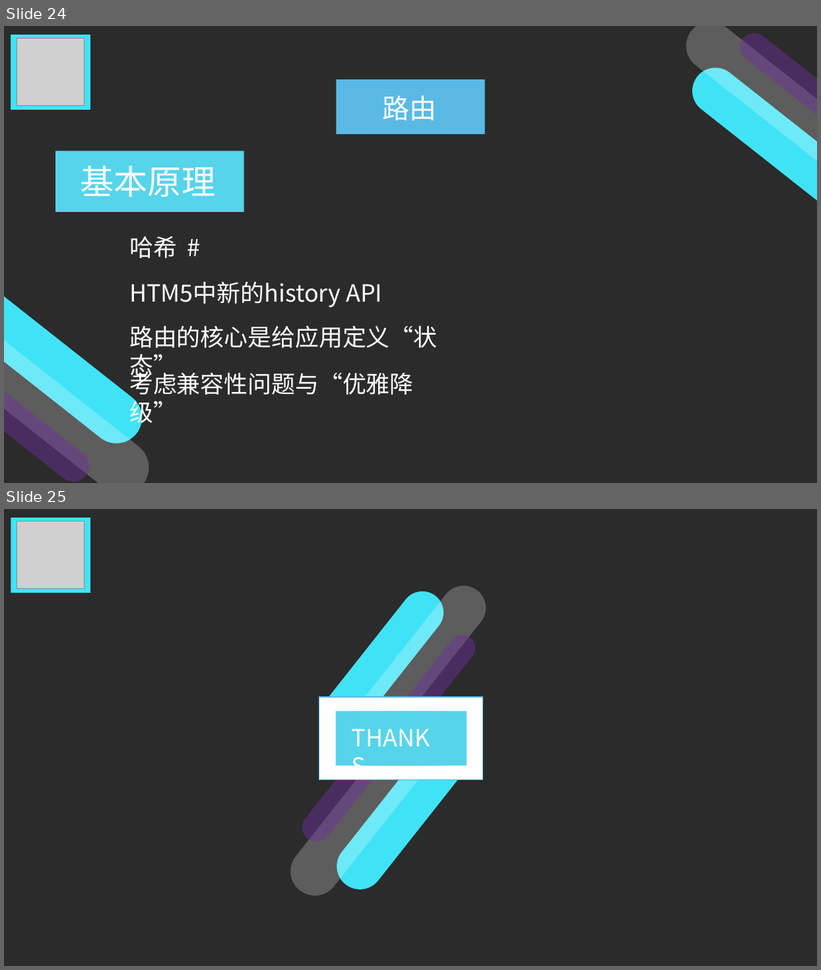
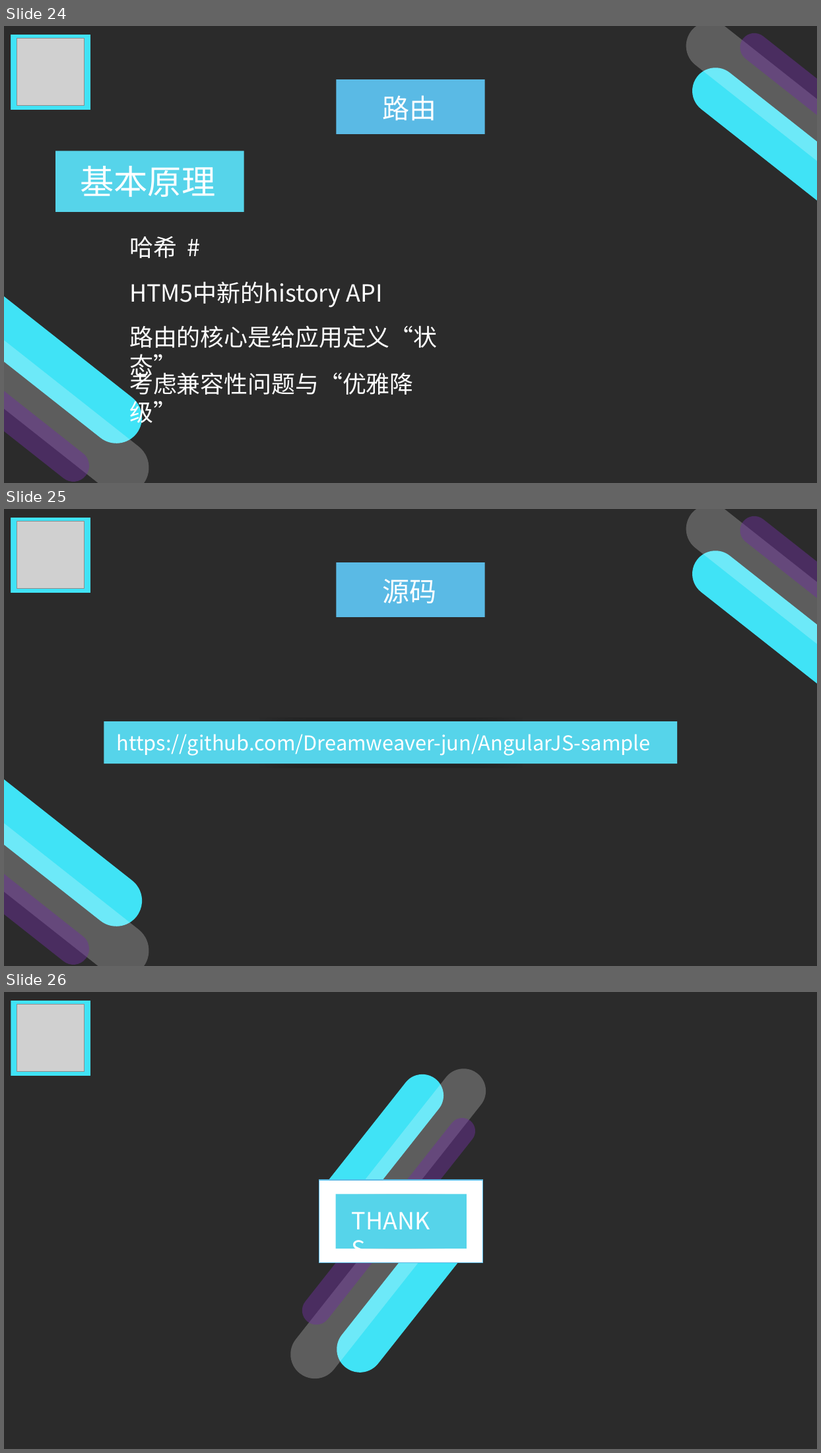
Before and after one commit to Dreamweaver-jun/AngularJS-sample, a slide deck: AngularJS演示.pptx. Shown one above the other, each under a label of ours: slides 24 and 25 before the commit, slides 24, 25 and 26 after it. The pictures are 821x970 and 821x1453 pixels, drawn with LibreOffice and Linux fonts; fonts in the diff are those of the drawing; grey boxes stand for pictures; background and template pictures are left out; a plain dark background stands for a picture behind light text. Boxes give left, top, right and bottom in pixels: in the first picture for what was removed or moved away, otherwise in the second. Text is boxed around its words. In the diff, an @@ line names an element or a change of style, - is before the commit and + after.

```diff
--- a/AngularJS演示.pptx
+++ b/AngularJS演示.pptx
@@ slide 25 added at (x1=4, y1=509, x2=817, y2=966), background picture (left out) @@
@@ rectangle added at (x1=11, y1=518, x2=90, y2=593), fill #40E3F6, 32 pt, text #FFFFFF @@
+LOGO
@@ rectangle added at (x1=11, y1=518, x2=89, y2=593), fill #40E3F6 @@
@@ picture added at (x1=17, y1=521, x2=84, y2=588) @@
@@ freeform shape added at (x1=686, y1=509, x2=817, y2=644), fill #FFFFFF at 24% opacity @@
@@ freeform shape added at (x1=741, y1=516, x2=817, y2=598), fill #7030A0 at 46% opacity @@
@@ rectangle added at (x1=337, y1=562, x2=485, y2=618), fill #5ABAE5 @@
@@ freeform shape added at (x1=692, y1=551, x2=817, y2=683), fill #40E3F6 @@
@@ text added at (x1=383, y1=579, x2=437, y2=604), 32 pt, text #FFFFFF @@
+源码
@@ rectangle added at (x1=104, y1=722, x2=677, y2=764), fill #56D4EA @@
@@ text added at (x1=117, y1=734, x2=651, y2=756), 24 pt, text #FFFFFF @@
+https://github.com/Dreamweaver-jun/AngularJS-sample
@@ freeform shape added at (x1=4, y1=780, x2=142, y2=927), fill #40E3F6 @@
@@ freeform shape added at (x1=4, y1=823, x2=149, y2=966), fill #FFFFFF at 24% opacity @@
@@ freeform shape added at (x1=4, y1=875, x2=89, y2=966), fill #7030A0 at 46% opacity @@
@@ what was slide 25 is now slide 26 @@
```
Also in this commit, not shown: 3 slides changed, 1 other file.
